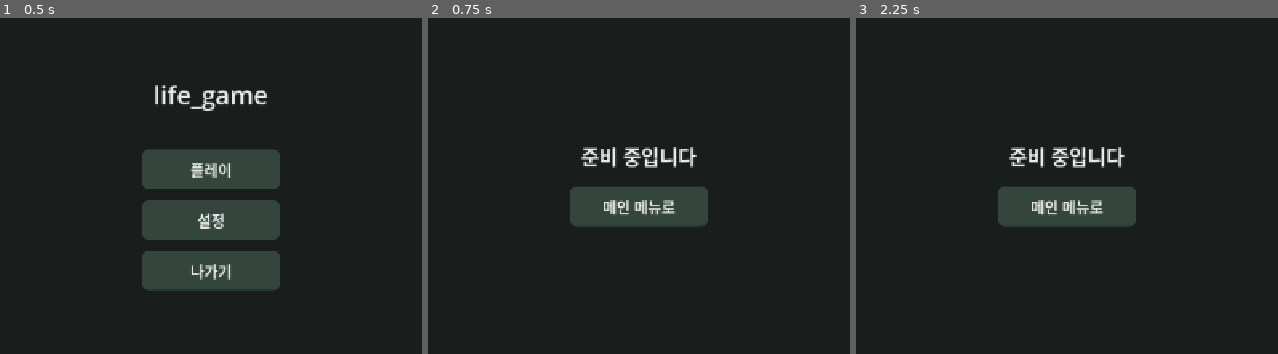
Above: before the commit, frames 1-3 (left to right).
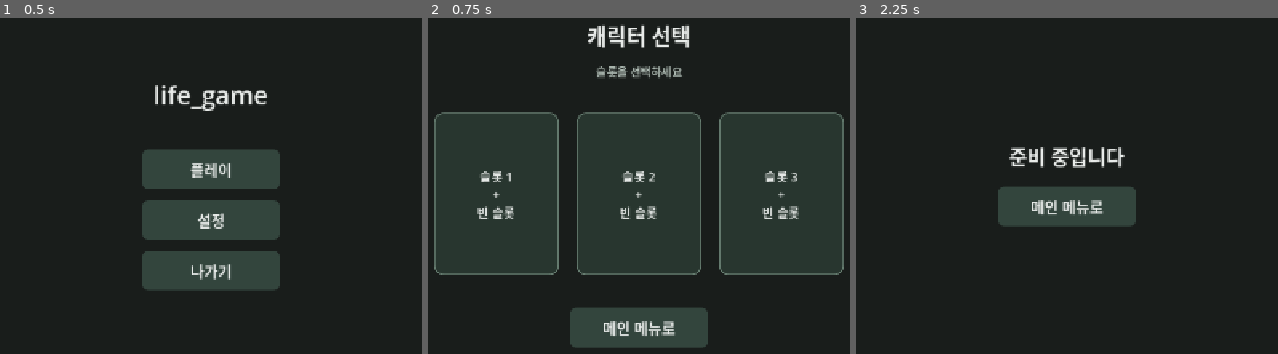
Above: after the commit, the same moments.

Repository: kimtuna/life_game
Game: Godot game, scene res://scenes/main_menu/main_menu.tscn
Two runs of this game, one before a commit and one after it. Both use one fixed random seed, a clock stepped at 60 frames per second and the inputs below.
Inputs:
- Up to frame 1 (0.5 s): no input
- Up to frame 2 (0.75 s): click "플레이" at 0.5 s
- Up to frame 3 (2.25 s): click "메인 메뉴로" at 1.25 s; click "설정" at 2 s

Frame 1 is identical in both runs. In frame 2, 45% of the frame differs, in the area x 1-99%, y 1-99%; in frame 3, nothing differs.

Commit message:
[INBOX #2] 캐릭터 슬롯 화면(코어키퍼 스타일 3슬롯) 추가
메인 메뉴 "플레이" 버튼이 캐릭터 슬롯 화면으로 이동하도록 바꾸고, 빈 슬롯을 고르면
임시 화면(placeholder)으로 넘어가게 했다.

## 스스로 판단해서 고친 부분
- 없음

## 지시받지 않았지만 추가한 개선
- "메인 메뉴로" 뒤로가기 버튼을 슬롯 화면에 추가했다 (지시문에는 명시 안 됐지만
  코어키퍼류 UI 관례상 없으면 막다른 화면이 되어 사용성이 떨어진다고 판단).

## 어려움 / 에러와 해결
- macOS `screencapture`가 "could not create image from display"로 실패했다(화면
  기록 권한 문제로 추정). `godot --script`로 씬을 직접 로드한 뒤
  `root.get_texture().get_image().save_png()`로 엔진 내부에서 캡처하는 방식으로
  우회했다. STATUS.md 결정 로그에 남겨서 다음 바퀴가 같은 문제를 반복하지 않게 했다.

Co-Authored-By: Claude Sonnet 5 <noreply@anthropic.com>

Diff:
--- /dev/null
+++ b/game/scenes/character_slots/character_slots.gd
@@ -0,0 +1,11 @@
+extends Control
+
+
+func _on_slot_pressed(_slot_index: int) -> void:
+	# TODO(INBOX #3): 슬롯에 저장된 캐릭터가 있으면 바로 월드로 입장시켜야 한다.
+	# 지금은 모든 슬롯이 항상 비어 있으므로 커스터마이징 화면(임시)으로 보낸다.
+	get_tree().change_scene_to_file("res://scenes/placeholder/placeholder.tscn")
+
+
+func _on_back_pressed() -> void:
+	get_tree().change_scene_to_file("res://scenes/main_menu/main_menu.tscn")
--- /dev/null
+++ b/game/scenes/character_slots/character_slots.tscn
@@ -0,0 +1,166 @@
+[gd_scene load_steps=6 format=3]
+
+[ext_resource type="Script" path="res://scenes/character_slots/character_slots.gd" id="1_script"]
+[ext_resource type="Theme" path="res://theme/main_theme.tres" id="2_theme"]
+
+[sub_resource type="StyleBoxFlat" id="StyleBoxFlat_slot_normal"]
+bg_color = Color(0.157, 0.212, 0.184, 1)
+border_width_left = 2
+border_width_top = 2
+border_width_right = 2
+border_width_bottom = 2
+border_color = Color(0.4, 0.49, 0.44, 1)
+corner_radius_top_left = 14
+corner_radius_top_right = 14
+corner_radius_bottom_right = 14
+corner_radius_bottom_left = 14
+content_margin_left = 12.0
+content_margin_top = 20.0
+content_margin_right = 12.0
+content_margin_bottom = 20.0
+
+[sub_resource type="StyleBoxFlat" id="StyleBoxFlat_slot_hover"]
+bg_color = Color(0.22, 0.3, 0.26, 1)
+border_width_left = 2
+border_width_top = 2
+border_width_right = 2
+border_width_bottom = 2
+border_color = Color(0.518, 0.663, 0.549, 1)
+corner_radius_top_left = 14
+corner_radius_top_right = 14
+corner_radius_bottom_right = 14
+corner_radius_bottom_left = 14
+content_margin_left = 12.0
+content_margin_top = 20.0
+content_margin_right = 12.0
+content_margin_bottom = 20.0
+
+[sub_resource type="StyleBoxFlat" id="StyleBoxFlat_slot_pressed"]
+bg_color = Color(0.11, 0.15, 0.13, 1)
+border_width_left = 2
+border_width_top = 2
+border_width_right = 2
+border_width_bottom = 2
+border_color = Color(0.518, 0.663, 0.549, 1)
+corner_radius_top_left = 14
+corner_radius_top_right = 14
+corner_radius_bottom_right = 14
+corner_radius_bottom_left = 14
+content_margin_left = 12.0
+content_margin_top = 20.0
+content_margin_right = 12.0
+content_margin_bottom = 20.0
+
+[node name="CharacterSlots" type="Control"]
+layout_mode = 3
+anchors_preset = 15
+anchor_right = 1.0
+anchor_bottom = 1.0
+grow_horizontal = 2
+grow_vertical = 2
+theme = ExtResource("2_theme")
+script = ExtResource("1_script")
+
+[node name="Background" type="ColorRect" parent="."]
+layout_mode = 1
+anchors_preset = 15
+anchor_right = 1.0
+anchor_bottom = 1.0
+grow_horizontal = 2
+grow_vertical = 2
+color = Color(0.098, 0.114, 0.106, 1)
+
+[node name="CenterContainer" type="CenterContainer" parent="."]
+layout_mode = 1
+anchors_preset = 15
+anchor_right = 1.0
+anchor_bottom = 1.0
+grow_horizontal = 2
+grow_vertical = 2
+
+[node name="VBoxContainer" type="VBoxContainer" parent="CenterContainer"]
+layout_mode = 2
+theme_override_constants/separation = 20
+alignment = 1
+
+[node name="Title" type="Label" parent="CenterContainer/VBoxContainer"]
+layout_mode = 2
+size_flags_horizontal = 4
+theme_override_font_sizes/font_size = 34
+text = "캐릭터 선택"
+horizontal_alignment = 1
+
+[node name="Subtitle" type="Label" parent="CenterContainer/VBoxContainer"]
+layout_mode = 2
+size_flags_horizontal = 4
+theme_override_font_sizes/font_size = 18
+theme_override_colors/font_color = Color(0.7, 0.75, 0.72, 1)
+text = "슬롯을 선택하세요"
+horizontal_alignment = 1
+
+[node name="SlotSpacer" type="Control" parent="CenterContainer/VBoxContainer"]
+custom_minimum_size = Vector2(0, 12)
+layout_mode = 2
+
+[node name="SlotsRow" type="HBoxContainer" parent="CenterContainer/VBoxContainer"]
+layout_mode = 2
+size_flags_horizontal = 4
+theme_override_constants/separation = 28
+alignment = 1
+
+[node name="Slot1Button" type="Button" parent="CenterContainer/VBoxContainer/SlotsRow"]
+custom_minimum_size = Vector2(200, 260)
+layout_mode = 2
+theme_override_font_sizes/font_size = 20
+theme_override_styles/normal = SubResource("StyleBoxFlat_slot_normal")
+theme_override_styles/hover = SubResource("StyleBoxFlat_slot_hover")
+theme_override_styles/pressed = SubResource("StyleBoxFlat_slot_pressed")
+theme_override_styles/focus = SubResource("StyleBoxFlat_slot_hover")
+text = "슬롯 1
+
++
+
+빈 슬롯"
+
+[node name="Slot2Button" type="Button" parent="CenterContainer/VBoxContainer/SlotsRow"]
+custom_minimum_size = Vector2(200, 260)
+layout_mode = 2
+theme_override_font_sizes/font_size = 20
+theme_override_styles/normal = SubResource("StyleBoxFlat_slot_normal")
+theme_override_styles/hover = SubResource("StyleBoxFlat_slot_hover")
+theme_override_styles/pressed = SubResource("StyleBoxFlat_slot_pressed")
+theme_override_styles/focus = SubResource("StyleBoxFlat_slot_hover")
+text = "슬롯 2
+
++
+
+빈 슬롯"
+
+[node name="Slot3Button" type="Button" parent="CenterContainer/VBoxContainer/SlotsRow"]
+custom_minimum_size = Vector2(200, 260)
+layout_mode = 2
+theme_override_font_sizes/font_size = 20
+theme_override_styles/normal = SubResource("StyleBoxFlat_slot_normal")
+theme_override_styles/hover = SubResource("StyleBoxFlat_slot_hover")
+theme_override_styles/pressed = SubResource("StyleBoxFlat_slot_pressed")
+theme_override_styles/focus = SubResource("StyleBoxFlat_slot_hover")
+text = "슬롯 3
+
++
+
+빈 슬롯"
+
+[node name="BackSpacer" type="Control" parent="CenterContainer/VBoxContainer"]
+custom_minimum_size = Vector2(0, 12)
+layout_mode = 2
+
+[node name="BackButton" type="Button" parent="CenterContainer/VBoxContainer"]
+layout_mode = 2
+size_flags_horizontal = 4
+custom_minimum_size = Vector2(220, 0)
+text = "메인 메뉴로"
+
+[connection signal="pressed" from="CenterContainer/VBoxContainer/SlotsRow/Slot1Button" to="." method="_on_slot_pressed" binds=[1]]
+[connection signal="pressed" from="CenterContainer/VBoxContainer/SlotsRow/Slot2Button" to="." method="_on_slot_pressed" binds=[2]]
+[connection signal="pressed" from="CenterContainer/VBoxContainer/SlotsRow/Slot3Button" to="." method="_on_slot_pressed" binds=[3]]
+[connection signal="pressed" from="CenterContainer/VBoxContainer/BackButton" to="." method="_on_back_pressed"]
--- a/game/scenes/main_menu/main_menu.gd
+++ b/game/scenes/main_menu/main_menu.gd
@@ -2,7 +2,7 @@
 
 
 func _on_play_pressed() -> void:
-	get_tree().change_scene_to_file("res://scenes/placeholder/placeholder.tscn")
+	get_tree().change_scene_to_file("res://scenes/character_slots/character_slots.tscn")
 
 
 func _on_settings_pressed() -> void:
Not shown, added: game/scenes/character_slots/character_slots.gd.uid
Not shown, changed: docs/STATUS.md
Not shown, changed: docs/feedback/INBOX.md
